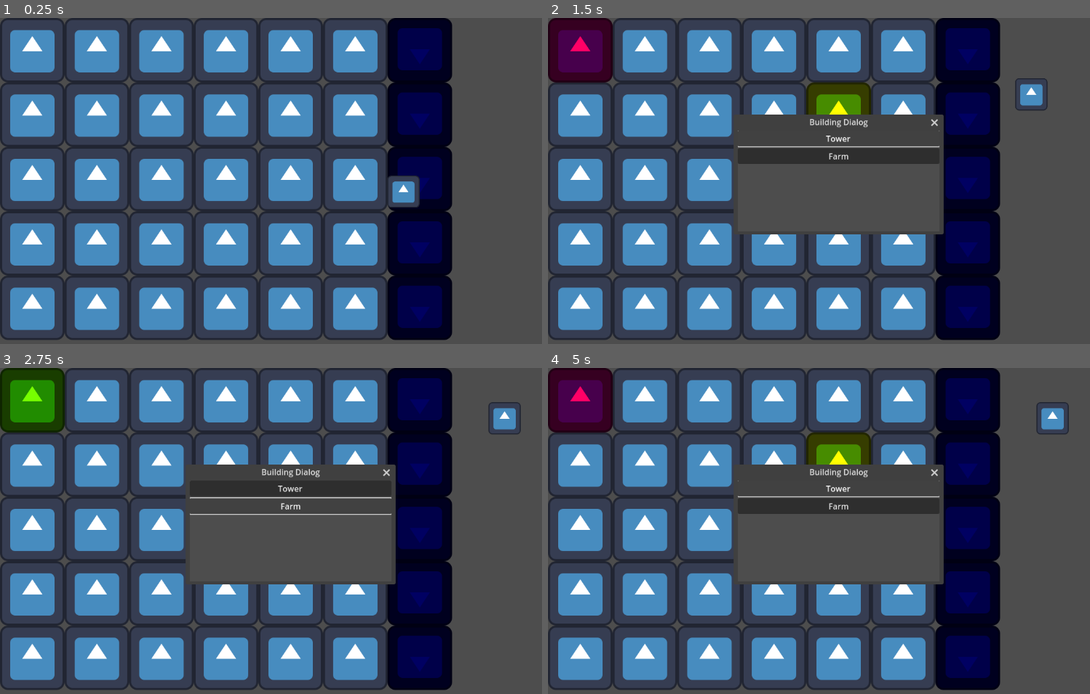
Above: before the commit, frames 1-4 (two rows, left to right).
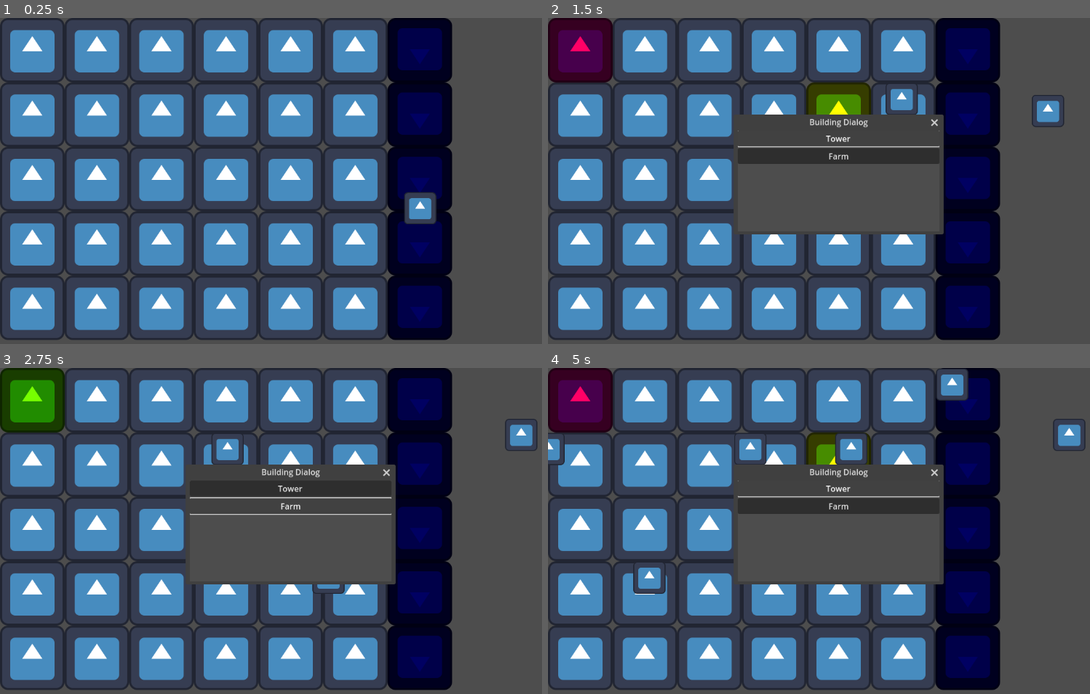
Above: after the commit, the same moments.

Repository: TheSephyr/Miner
Game: Godot game, scene res://game_map.tscn
Same seed, same stepped clock (60 frames per second), same inputs: the game is played once before the commit and once after it. This scene is started directly instead of the project's main scene. The engine's default icon, where the game draws it, is replaced by a stand-in: a white triangle on a blue panel in a dark square.
Inputs (mouse positions are in pixels of both pictures, inside the frame that each line leads up to):
- Up to frame 1 (0.25 s): no input
- Up to frame 2 (1.5 s): move the mouse to (580, 50) at 0.52 s; click (580, 50) at 0.67 s; click "Tower" at 1.25 s
- Up to frame 3 (2.75 s): click "Farm" at 2 s
- Up to frame 4 (5 s): click "Tower" at 2.75 s; click "Farm" at 3.5 s; click "Tower" at 4.25 s

The runs differ from the first frame. In frame 1, 1.0% of the frame differs, in the area x 71-81%, y 48-64%; in frame 2, 1.0%; in frame 3, 1.1%; in frame 4, 2.7%, in the area x 0-100%, y 0-70%.

Commit message:
Movement enemies

Diff:
--- a/Grid.gd
+++ b/Grid.gd
@@ -2,6 +2,7 @@
 
 const tileScene = preload("res://tile.tscn")
 const spawn_tile = preload("res://spawn_tile.tscn")
+const endZoneTile = preload("res://end_zone.tscn")
 const enemyScene = preload("res://enemy.tscn")
 
 var width: int = 6
@@ -11,6 +12,8 @@
 
 var grid: Dictionary = {}
 var spawns: Dictionary = {}
+var endZones: Dictionary = {}
+var spwansToEndZones: Array = []
 
 # Called when the node enters the scene tree for the first time.
 func _ready():
@@ -44,10 +47,21 @@
 
 	for y in height:
 		var _pos = Vector2(width, y)
-		var spwanTile = spawn_tile.instantiate()
+		var spwanTile: Node2D = spawn_tile.instantiate()
 		spwanTile.position = gridToWorld(Vector2(width, y))
 		add_child(spwanTile)
 		spawns[_pos] = spwanTile
+		print("test")
+
+		var posEndZone = Vector2(-1, y)
+		var endZoneTile: Node2D = endZoneTile.instantiate()
+		endZoneTile.position = gridToWorld(posEndZone)
+		print_debug(endZoneTile.position)
+		add_child(endZoneTile)
+		endZones[posEndZone] = endZoneTile
+
+		var spawnToEnd: Array = [spwanTile, endZoneTile]
+		spwansToEndZones.append(spawnToEnd)
 
 
 func gridToWorld(_pos: Vector2) -> Vector2:
@@ -55,6 +69,9 @@
 
 func worldToGrid(_pos: Vector2) -> Vector2:
 	return floor(_pos / cellSize)
+
+func getSpwansToEndZones() -> Array:
+	return spwansToEndZones
 
 func spawnEnemies() -> Node2D:
 	print(spawns.size())
--- /dev/null
+++ b/end_zone.tscn
@@ -0,0 +1,18 @@
+[gd_scene load_steps=3 format=3 uid="uid://cmfbd0dxqcp86"]
+
+[ext_resource type="Texture2D" uid="uid://tcxawwtwjkef" path="res://icon.svg" id="1_eqa3d"]
+
+[sub_resource type="RectangleShape2D" id="RectangleShape2D_tasjh"]
+size = Vector2(127, 128)
+
+[node name="EndZone" type="Node2D"]
+
+[node name="Sprite2D" type="Sprite2D" parent="."]
+modulate = Color(0.741176, 0, 1, 1)
+rotation = 1.5708
+texture = ExtResource("1_eqa3d")
+
+[node name="Area2D" type="Area2D" parent="."]
+
+[node name="CollisionShape2D" type="CollisionShape2D" parent="Area2D"]
+shape = SubResource("RectangleShape2D_tasjh")
--- a/enemy.tscn
+++ b/enemy.tscn
@@ -7,5 +7,6 @@
 script = ExtResource("1_v03ua")
 
 [node name="Sprite2D" type="Sprite2D" parent="."]
+position = Vector2(33, 33)
 scale = Vector2(0.5, 0.5)
 texture = ExtResource("1_ynx3s")
--- a/game_map.gd
+++ b/game_map.gd
@@ -1,5 +1,6 @@
 extends Node2D
 
+const enemyScene = preload("res://enemy.tscn")
 var enemies: Array = []
 @onready var grid = $Grid
 # Called when the node enters the scene tree for the first time.
@@ -20,4 +21,23 @@
 
 
 func _on_timer_timeout():
+	print_debug("timeout...")
+	spawnEnemy()
 	pass # Replace with function body.
+
+func spawnEnemy() -> Node2D:
+	var spawnsToEnemy: Array = grid.getSpwansToEndZones()
+	print_debug(spawnsToEnemy.size())
+	var rand_value = randi() % spawnsToEnemy.size()
+	print(rand_value)
+	var enemyStartTiletoEndZone: Array = spawnsToEnemy[rand_value]
+	print(enemyStartTiletoEndZone)
+	var startTileForEnemy: Node2D = enemyStartTiletoEndZone[0]
+	print(startTileForEnemy)
+	var startPosition: Vector2 = startTileForEnemy.position
+	var enemy = enemyScene.instantiate()
+	print("Enemy Start")
+	enemy.position = startPosition
+	enemy.targetPosition = enemyStartTiletoEndZone[1].position
+	add_child(enemy)
+	return enemy
--- a/game_map.tscn
+++ b/game_map.tscn
@@ -10,5 +10,6 @@
 script = ExtResource("1_173vy")
 
 [node name="Timer" type="Timer" parent="."]
+autostart = true
 
 [connection signal="timeout" from="Timer" to="." method="_on_timer_timeout"]
